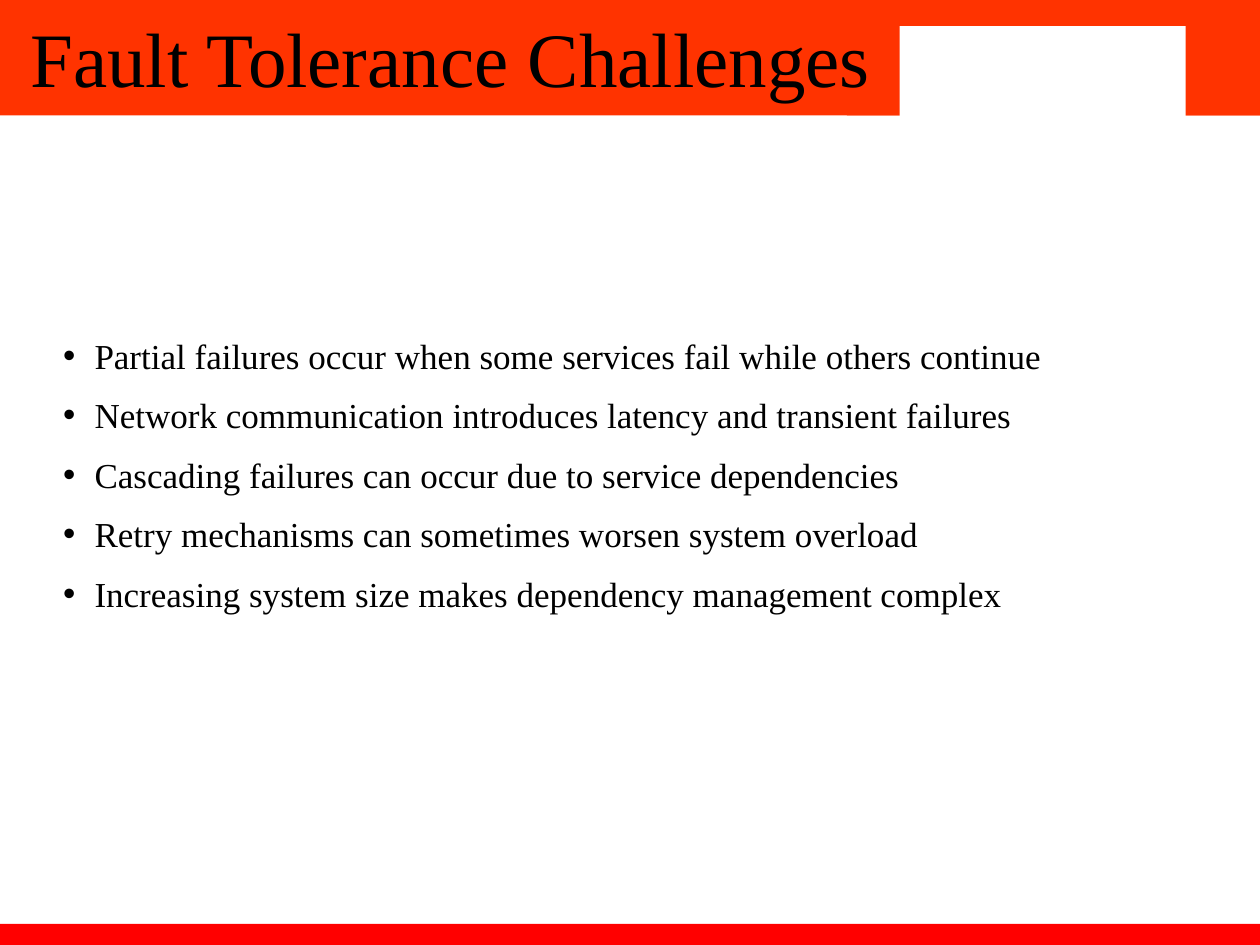
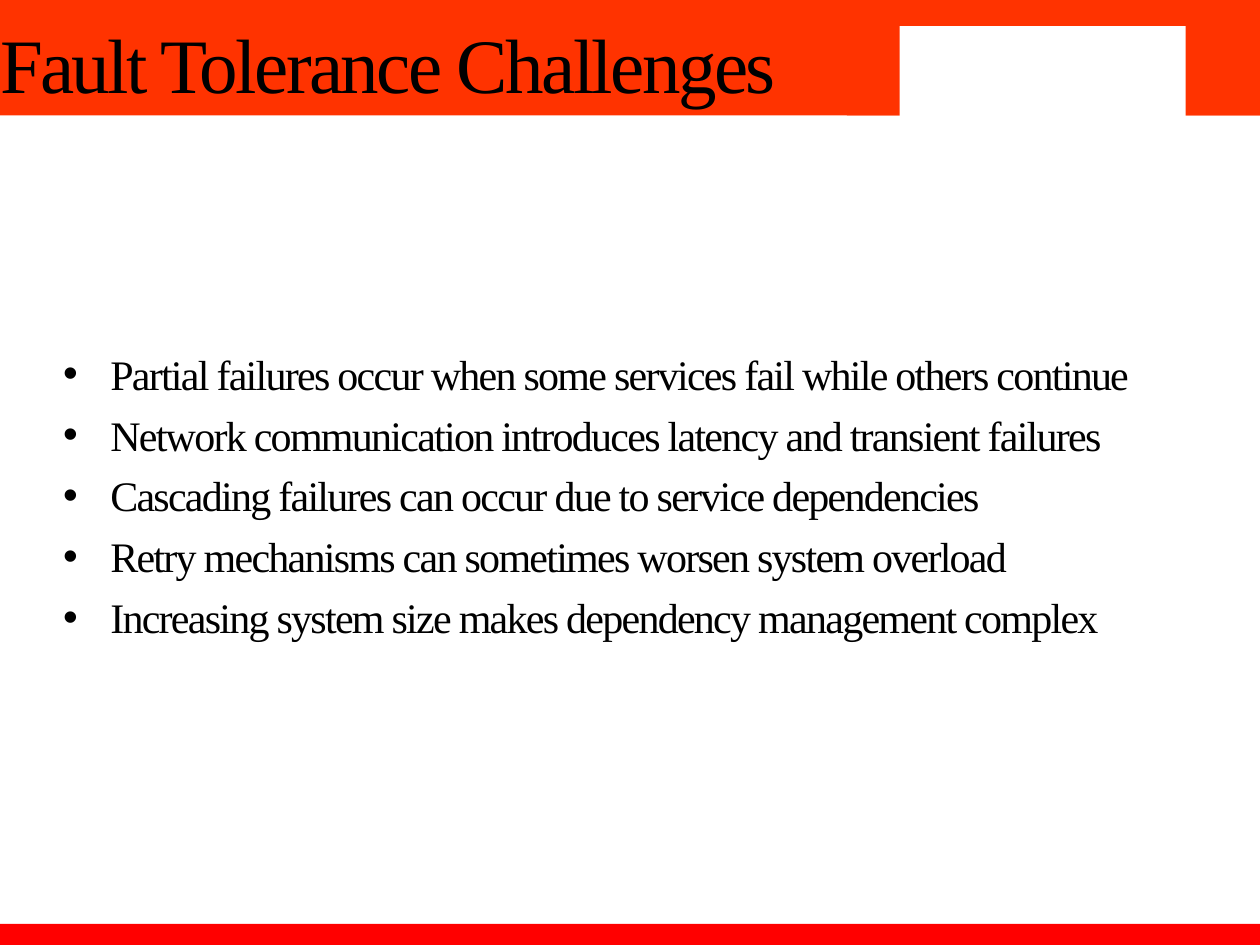
Before and after one commit to sethidevang/COOP, a slide deck: slide 8 of report/2210991489_DevangSethi_PPT.pptx. Drawn at 1260x945 pixels with LibreOffice and Linux fonts; fonts in the diff are those of the drawing; background and template pictures are left out. Boxes give left, top, right and bottom in pixels: in the first picture for what was removed or moved away, otherwise in the second. Text is boxed around its words. In the diff, an @@ line names an element or a change of style, - is before the commit and + after.

```diff
--- a/report/2210991489_DevangSethi_PPT.pptx
+++ b/report/2210991489_DevangSethi_PPT.pptx
@@ title "Fault Tolerance Challenges" moved from (x1=30, y1=33, x2=870, y2=102) to (x1=0, y1=39, x2=776, y2=108) @@
@@ title "Fault Tolerance Challenges" at (x1=0, y1=39, x2=776, y2=108): letter spacing 0 to -1.5 pt; line spacing 0.9 to 1 @@
@@ text "Partial failures occur when some ..." at (x1=110, y1=360, x2=1128, y2=642): size 20 to 24 pt, letter spacing 0 to -1 pt; indent changed; less space between paragraphs @@
```
Also in this commit, not shown: 13 other slides changed, 3 other files.
